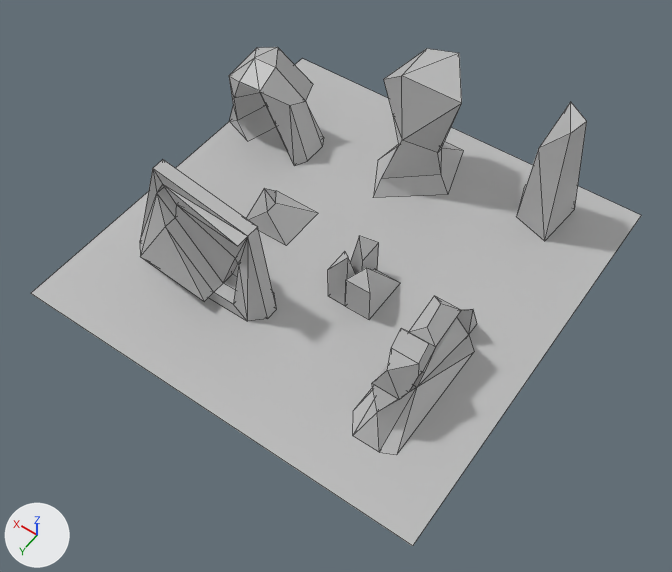
Renders of the FBX model Assets/Meshes/Q1.fbx from each side of a commit.
The view is the same before and after, from a 50 mm lens placed at (-14.23, 9.04, 13.06), pointed at (-8.48, 0.99, 0.41). The lights are fixed; the arrows at lower left show +X, +Y and +Z. Mesh edges are drawn as thin lines. Where no turn or scale is listed for an object, it has been applied to the vertices.

Objects in the first picture: 'Floor1', 'obj1_col33_02', 'obj2_col32_02', 'obj3_col11_02', 'obj4_col23_02', 'obj5_col23_03', 'obj6_13_02', 'obj7_11_02'.
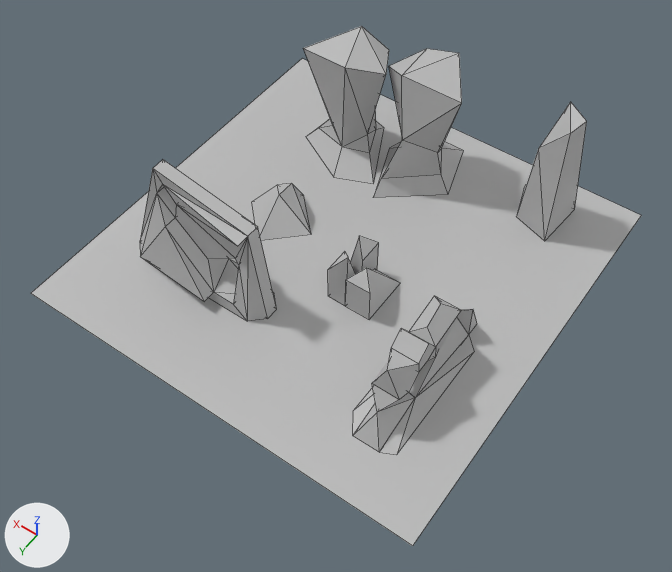
Where the newer file only moved an object's origin or applied its transform, the numbers keep the older frame.

Changed parts and their boxes (x1, y1, x2, y2) in the pictures (672 x 572 px):
'obj5_col23_06', added: after (303, 26, 389, 184)
'obj4_col23_02', deleted: before (229, 47, 324, 165)
'obj7_11_02', turned: before (246, 188, 318, 245); after (252, 183, 311, 240)

Patch to the scene script:
```diff
--- a/Assets/Meshes/Q1.fbx.py
+++ b/Assets/Meshes/Q1.fbx.py
@@ me_mesh_007_1 @@
+me_mesh_007_1.from_pydata(...)  # 19 vertices, 23 faces; spans x -1.07..0.79, y -1.08..0.96, z -1.23..1.23
+me_mesh_007_1.materials.append(mat_lambert1)  # grey #bcbcbc
@@ ob_obj4_col23_02 @@
-ob_obj4_col23_02 = bpy.data.objects.new('obj4_col23_02', me_mesh_003)
-ob_obj4_col23_02.location = (-5.0, -1.75, 1.0)
@@ ob_obj7_11_02 @@
 ob_obj7_11_02.location = (150.0, 37.5, 0.0)
-ob_obj7_11_02.rotation_euler = (0.0, -1.571, 0.0)  # degrees (0, -90, 0)
+ob_obj7_11_02.rotation_euler = (0.0, 2.356, 0.0)  # degrees (0, 135, 0)
@@ ob_obj5_col23_06 @@
+ob_obj5_col23_06 = bpy.data.objects.new('obj5_col23_06', me_mesh_007_1)
+ob_obj5_col23_06.location = (-6.35, -2.4, 1.23)
```
